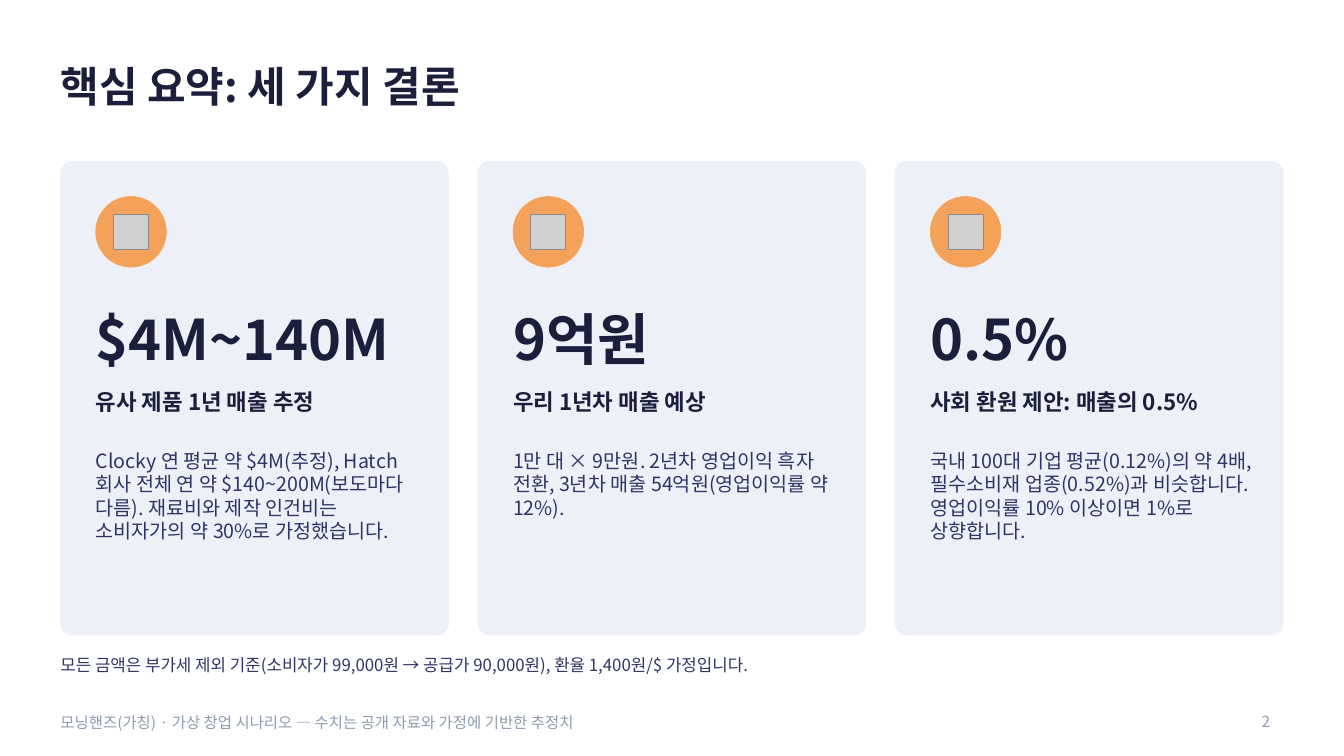
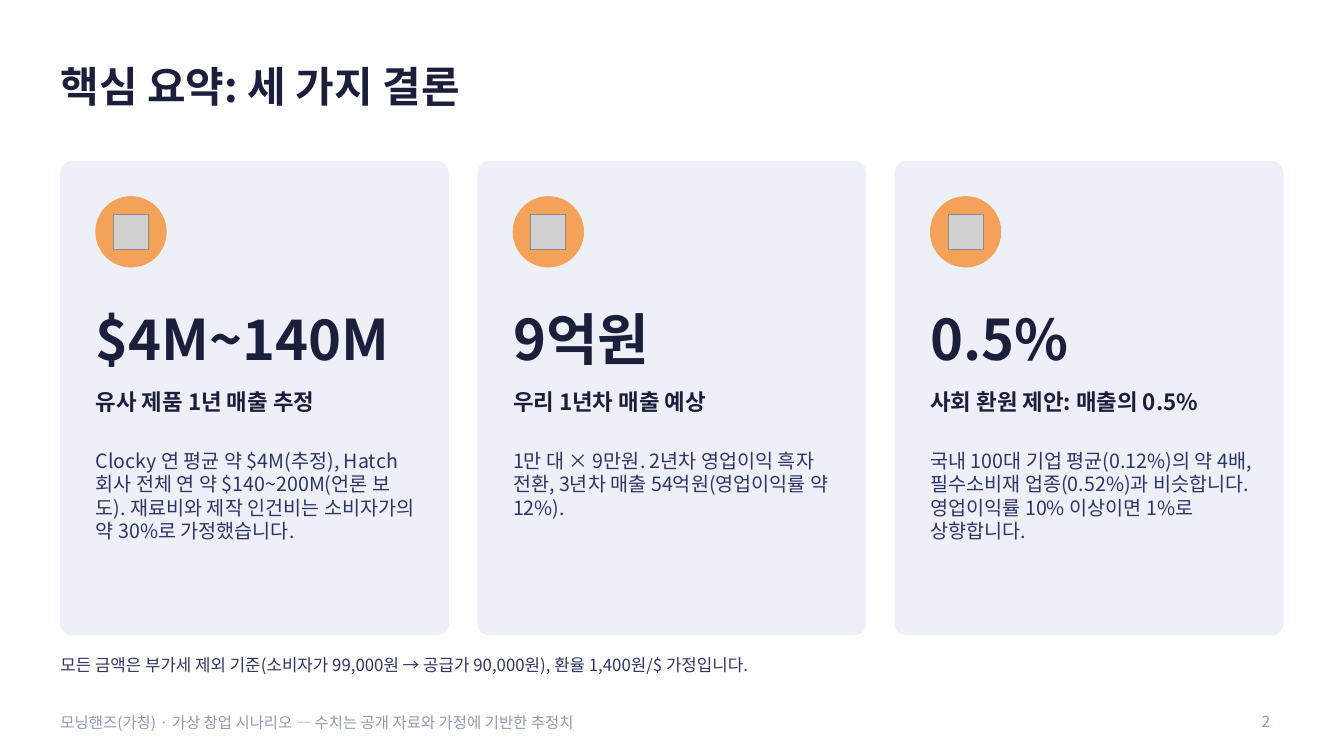
Before and after one commit to g975682-source/-, a slide deck: slide 2 of MorningHands_Business_Analysis.pptx. Drawn at 1344x756 pixels with LibreOffice and Linux fonts; fonts in the diff are those of the drawing; grey boxes stand for pictures. Boxes give left, top, right and bottom in pixels: in the first picture for what was removed or moved away, otherwise in the second. Text is boxed around its words. In the diff, an @@ line names an element or a change of style, - is before the commit and + after.

```diff
--- a/MorningHands_Business_Analysis.pptx
+++ b/MorningHands_Business_Analysis.pptx
@@ text at box(96, 451, 414, 540): text changed @@
-Clocky 연 평균 약 $4M(추정), Hatch 회사 전체 연 약 $140~200M(보도마다 다름). 재료비와 제작 인건비는 소비자가의 약 30%로 가정했습니다.
+Clocky 연 평균 약 $4M(추정), Hatch 회사 전체 연 약 $140~200M(언론 보도). 재료비와 제작 인건비는 소비자가의 약 30%로 가정했습니다.
```
Also in this commit, not shown: 6 other slides changed, 2 other files.
